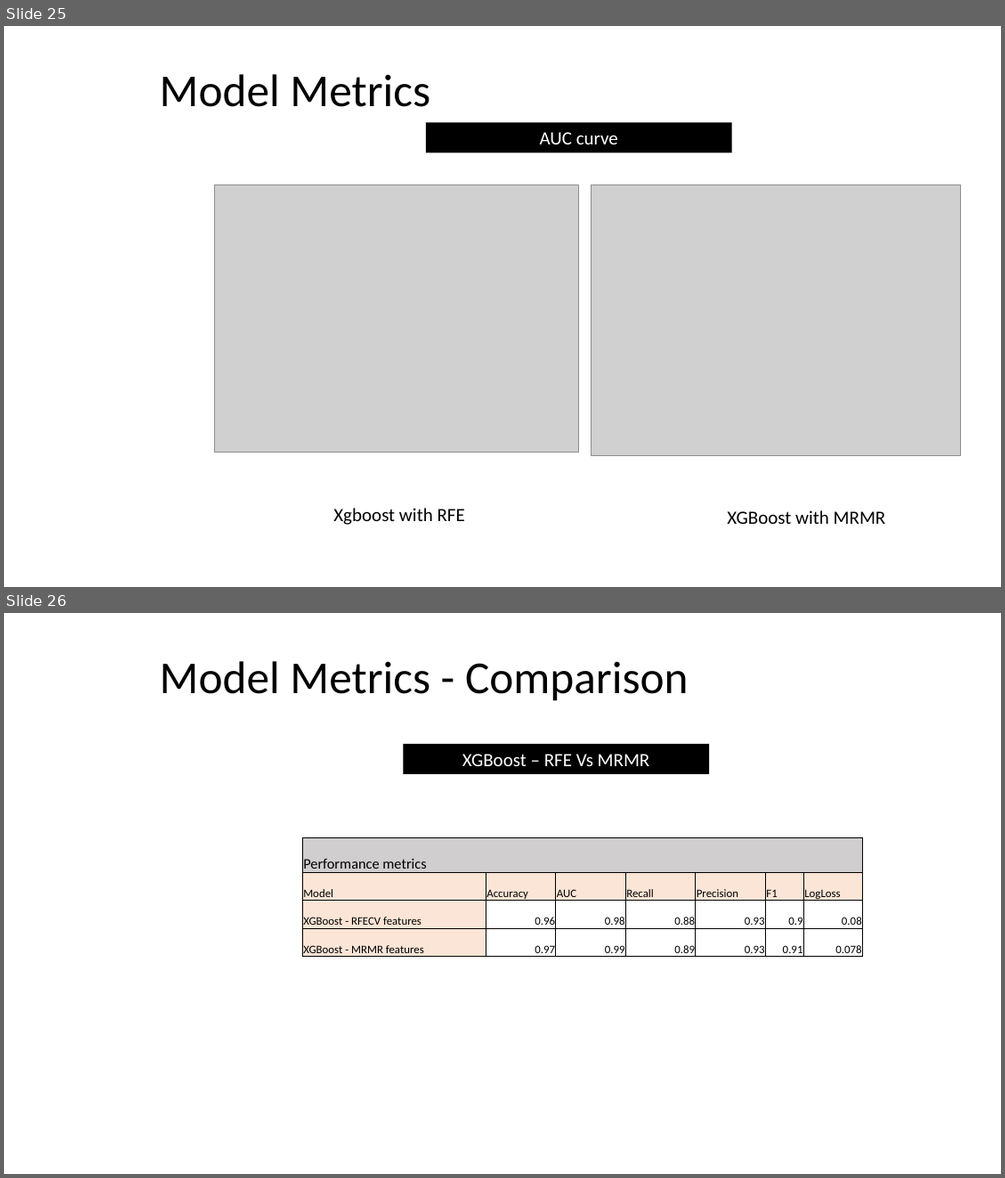
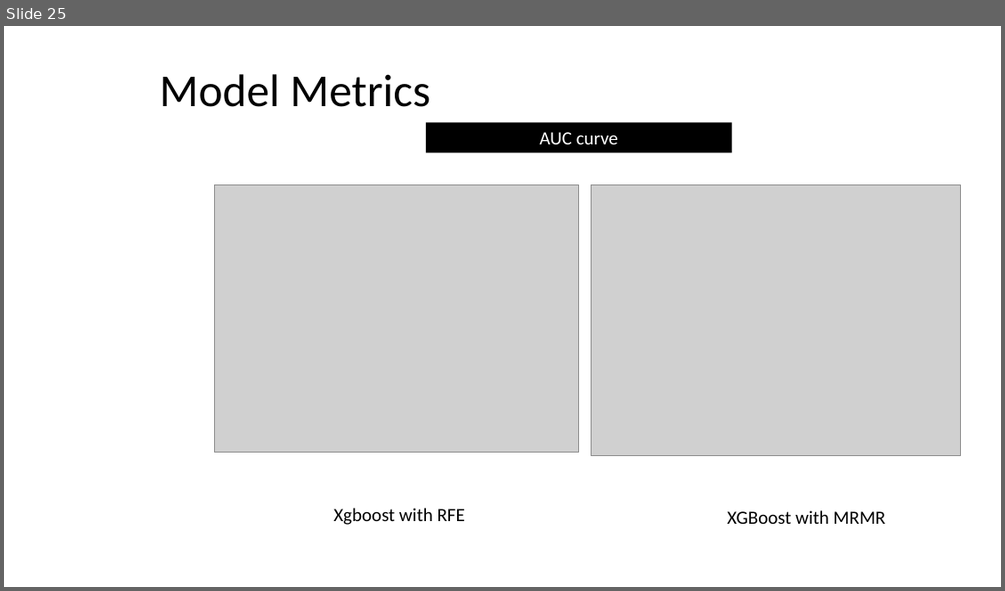
Before and after one commit to Elaveni16/Data-science, a slide deck: Capstone 2/WSDM - KKBox's Churn Prediction Challenge/docs/Capstone2_Final_Presentation–.pptx. Shown one above the other, each under a label of ours: slides 25 and 26 before the commit, slide 25 after it. The pictures are 1005x1178 and 1005x591 pixels, drawn with LibreOffice and Linux fonts; fonts in the diff are those of the drawing; grey boxes stand for pictures; background and template pictures are left out. Boxes give left, top, right and bottom in pixels: in the first picture for what was removed or moved away, otherwise in the second. Text is boxed around its words. In the diff, an @@ line names an element or a change of style, - is before the commit and + after.

```diff
--- a/Capstone 2/WSDM - KKBox's Churn Prediction Challenge/docs/Capstone2_Final_Presentation–.pptx
+++ b/Capstone 2/WSDM - KKBox's Churn Prediction Challenge/docs/Capstone2_Final_Presentation–.pptx
@@ slide 26 removed at bbox=[4, 613, 1001, 1174], background picture (left out) @@
@@ title removed at bbox=[160, 661, 688, 701] @@
-Model Metrics - Comparison
@@ rectangle removed at bbox=[404, 744, 709, 774] @@
-XGBoost – RFE Vs MRMR
@@ table removed at bbox=[302, 837, 861, 960], 4 rows, 7 columns @@
-Performance metrics |  |  |  |  |  | 
-Model | Accuracy | AUC | Recall | Precision | F1 | LogLoss
-XGBoost - RFECV features | 0.96 | 0.98 | 0.88 | 0.93 | 0.9 | 0.08
-XGBoost - MRMR features | 0.97 | 0.99 | 0.89 | 0.93 | 0.91 | 0.078
```
